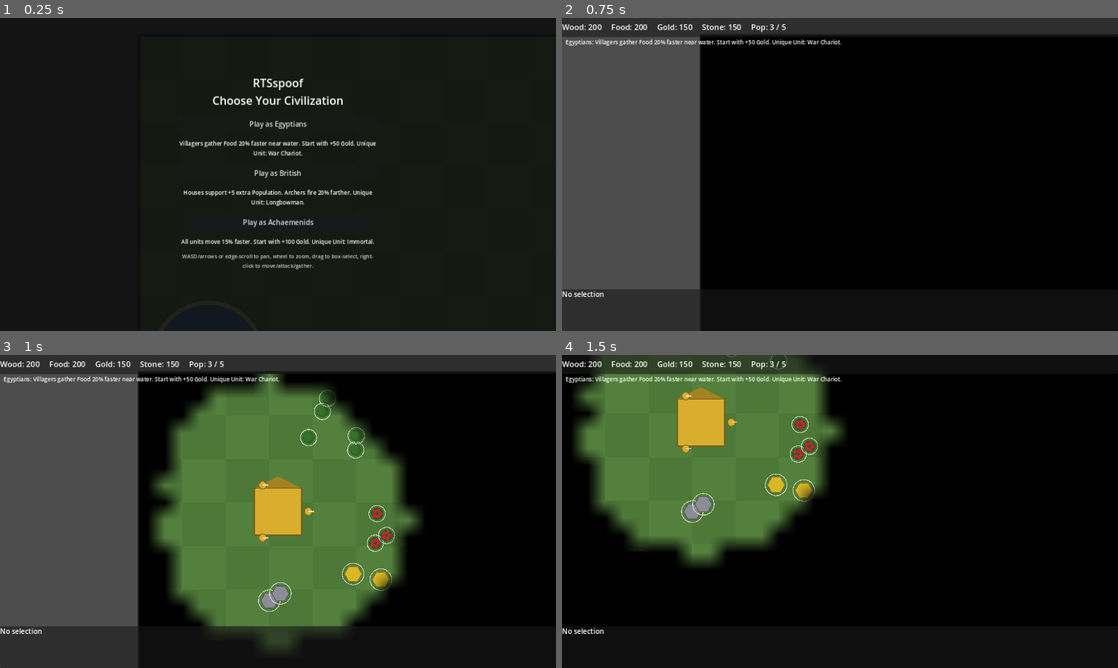
Above: before the commit, frames 1-4 (two rows, left to right).
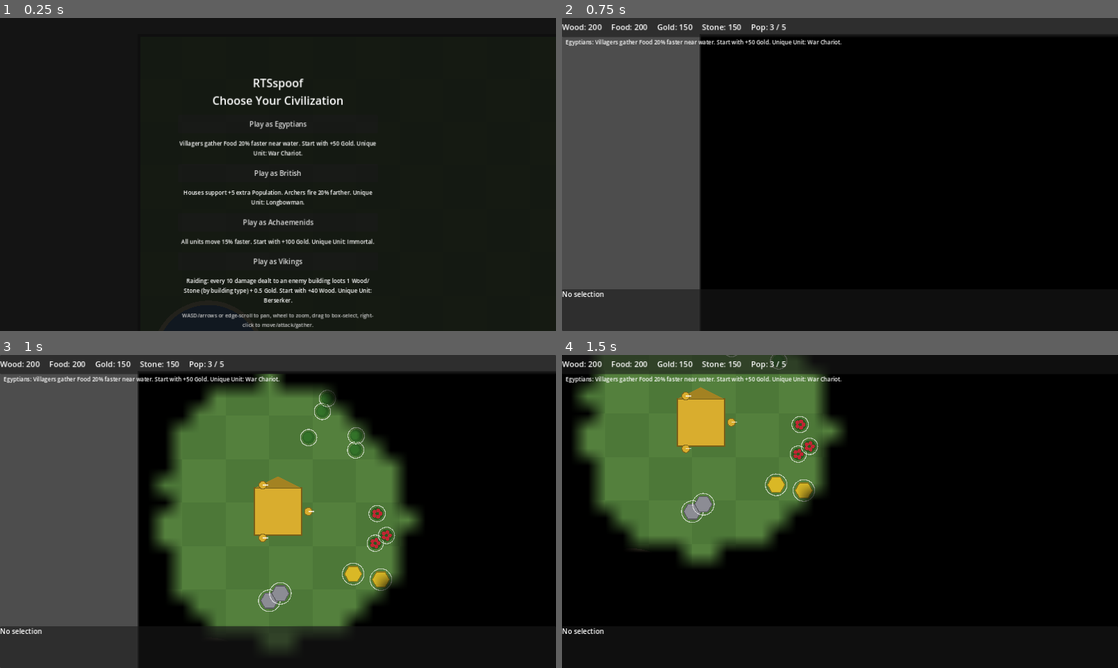
Above: after the commit, the same moments.

Repository: Golden-King05/RTSspoof
Game: Godot game, scene res://Main.tscn
Same seed, same stepped clock (60 frames per second), same inputs: the game is played once before the commit and once after it.
Inputs (mouse positions are in pixels of both pictures, inside the frame that each line leads up to):
- Up to frame 1 (0.25 s): no input
- Up to frame 2 (0.75 s): click "Play as Egyptians" at 0.5 s
- Up to frame 3 (1 s): no input
- Up to frame 4 (1.5 s): tap Enter at 1.25 s; move the mouse to (962, 495) at 1.27 s; hold S (cam_down) from 1.28 s (still down); click (962, 495) at 1.42 s

The runs differ from the first frame. In frame 1, 1.7% of the frame differs, in the area x 32-68%, y 75-100%; in frame 2, nothing differs; in frame 3, nothing differs; in frame 4, nothing differs.

Commit message:
Add Vikings as a fourth civilization with a building-raid mechanic
Every 10 cumulative damage a Viking-owned unit deals to an enemy
building loots 1 Wood or Stone (Town Centers pay Stone, everything
else pays Wood) plus 0.5 Gold; damage carries over between hits so
partial chunks aren't wasted. Implemented as a data-driven raid_bonus
on CivData plus a per-building raid_resource, tracked via a damage
accumulator on RTSBuilding and triggered from Unit._deal_damage.
Vikings start with +40 Wood and get the Berserker (fast, high-damage
melee) as their unique Barracks unit -- a good fit for the mechanic
since fast attacks cross the loot threshold quickest.

Co-Authored-By: Claude Sonnet 5 <noreply@anthropic.com>
Claude-Session: https://claude.ai/code/session_01WJRC2qEvqiYQPAt5hQkyBm

Diff:
--- a/Main.gd
+++ b/Main.gd
@@ -162,6 +162,22 @@
 	farmer.order_gather(farm)
 	await get_tree().create_timer(4.0).timeout
 	print("[sim] after gathering: player food=", ps.resources.food, " farm.food_remaining=", farm.food_remaining, " farmer.state=", farmer.state)
+
+	# Viking raid-loot chunking test: drive register_raid_damage() directly
+	# so the math is checked precisely regardless of real combat timing.
+	if ps.civ_id == "viking":
+		var dummy_barracks := RTSBuilding.new()
+		world.add_child(dummy_barracks)
+		dummy_barracks.global_position = HUMAN_START + Vector2(500, 0)
+		dummy_barracks.setup("barracks", GameManager.enemy_of(GameManager.HUMAN_ID), false)
+		print("[sim] raid test start: wood=", ps.resources.wood, " gold=", ps.resources.gold)
+		dummy_barracks.register_raid_damage(6.0, GameManager.HUMAN_ID)
+		print("[sim] +6 dmg (carry 6/10): wood=", ps.resources.wood, " gold=", ps.resources.gold, " (expect no change)")
+		dummy_barracks.register_raid_damage(6.0, GameManager.HUMAN_ID)
+		print("[sim] +6 dmg (total 12, 1 chunk, carry 2): wood=", ps.resources.wood, " gold=", ps.resources.gold, " (expect +1 wood, +0.5 gold)")
+		dummy_barracks.register_raid_damage(28.0, GameManager.HUMAN_ID)
+		print("[sim] +28 dmg (total 30, 3 chunks): wood=", ps.resources.wood, " gold=", ps.resources.gold, " (expect +3 wood, +1.5 gold more)")
+
 	print("[sim] DONE")
 
 
--- a/autoload/GameData.gd
+++ b/autoload/GameData.gd
@@ -69,6 +69,15 @@
 		"gather_rate": 0.0, "carry_capacity": 0, "civ_only": "achaemenid",
 		"can_build": false, "can_gather": false,
 	},
+	"berserker": {
+		"display_name": "Berserker",
+		"max_hp": 45, "attack": 10, "armor": 0, "attack_range": 16.0,
+		"move_speed": 110.0, "attack_cooldown": 0.9, "is_ranged": false,
+		"cost": {"food": 55, "gold": 25}, "train_time": 20.0, "pop_cost": 1,
+		"radius": 10.0, "vision_range": 150.0,
+		"gather_rate": 0.0, "carry_capacity": 0, "civ_only": "viking",
+		"can_build": false, "can_gather": false,
+	},
 }
 
 ## Building stat table.
@@ -78,18 +87,21 @@
 		"max_hp": 600, "cost": {}, "build_time": 0.0,
 		"provides_pop": 5, "can_train": ["villager"],
 		"is_drop_off": true, "radius": 54.0, "vision_range": 220.0,
+		"raid_resource": "stone",
 	},
 	"house": {
 		"display_name": "House",
 		"max_hp": 150, "cost": {"wood": 30}, "build_time": 15.0,
 		"provides_pop": 10, "can_train": [],
 		"is_drop_off": false, "radius": 26.0, "vision_range": 140.0,
+		"raid_resource": "wood",
 	},
 	"barracks": {
 		"display_name": "Barracks",
 		"max_hp": 300, "cost": {"wood": 120}, "build_time": 35.0,
 		"provides_pop": 0, "can_train": ["militia", "archer"],
 		"is_drop_off": false, "radius": 40.0, "vision_range": 160.0,
+		"raid_resource": "wood",
 	},
 	"farm": {
 		"display_name": "Farm",
@@ -97,6 +109,7 @@
 		"provides_pop": 0, "can_train": [],
 		"is_drop_off": false, "radius": 22.0, "vision_range": 100.0,
 		"is_farm": true, "food_amount": 175.0,
+		"raid_resource": "wood",
 	},
 }
 
@@ -136,6 +149,18 @@
 		"unique_unit": "immortal",
 		"barracks_unique": true,
 		"bonus_text": "All units move 15% faster. Start with +100 Gold. Unique Unit: Immortal.",
+	},
+	"viking": {
+		"display_name": "Vikings",
+		"color": Color(0.62, 0.24, 0.14),
+		"gather_bonus": {},
+		"starting_bonus": {"wood": 40},
+		"house_pop_bonus": 0,
+		"ranged_range_bonus": 1.0,
+		"raid_bonus": {"damage_per_chunk": 10.0, "resource_per_chunk": 1.0, "gold_per_chunk": 0.5},
+		"unique_unit": "berserker",
+		"barracks_unique": true,
+		"bonus_text": "Raiding: every 10 damage dealt to an enemy building loots 1 Wood/Stone (by building type) + 0.5 Gold. Start with +40 Wood. Unique Unit: Berserker.",
 	},
 }
 
--- a/entities/Building.gd
+++ b/entities/Building.gd
@@ -33,6 +33,10 @@
 
 var _dead: bool = false
 var _obstacle: NavigationObstacle2D
+
+# Viking raiding: accumulated damage per attacking player_id, paid out in
+# chunks once it crosses that civ's raid_bonus.damage_per_chunk threshold.
+var _raid_damage_carry: Dictionary = {}
 
 
 func setup(p_building_type: String, p_player_id: int, start_under_construction: bool = true) -> void:
@@ -121,6 +125,28 @@
 
 func on_damaged(_dmg: float, _attacker) -> void:
 	pass
+
+
+## Called for every hit this building takes; pays out Viking-style raid
+## loot to the attacker if their civ has a raid_bonus configured. Damage
+## that doesn't cross the chunk threshold carries over to the next hit.
+func register_raid_damage(dmg: float, attacker_player_id: int) -> void:
+	var attacker_ps: PlayerState = GameManager.get_player(attacker_player_id)
+	if not attacker_ps:
+		return
+	var raid: Dictionary = attacker_ps.civ_data().get("raid_bonus", {})
+	if raid.is_empty():
+		return
+	var chunk_damage: float = raid.get("damage_per_chunk", 10.0)
+	var carry: float = _raid_damage_carry.get(attacker_player_id, 0.0) + dmg
+	var chunks: int = int(carry / chunk_damage)
+	if chunks > 0:
+		var stats: Dictionary = GameData.get_building_stats(building_type)
+		var loot_res: String = stats.get("raid_resource", "wood")
+		attacker_ps.add_resource(loot_res, chunks * float(raid.get("resource_per_chunk", 1.0)))
+		attacker_ps.add_resource("gold", chunks * float(raid.get("gold_per_chunk", 0.5)))
+		carry -= chunks * chunk_damage
+	_raid_damage_carry[attacker_player_id] = carry
 
 
 func is_depleted() -> bool:
--- a/entities/Unit.gd
+++ b/entities/Unit.gd
@@ -192,6 +192,8 @@
 	target.queue_redraw()
 	if target.has_method("on_damaged"):
 		target.on_damaged(dmg, self)
+	if target.has_method("register_raid_damage"):
+		target.register_raid_damage(dmg, player_id)
 	if target.hp <= 0.0:
 		if target.has_method("die"):
 			target.die()
Not shown, changed: README.md
